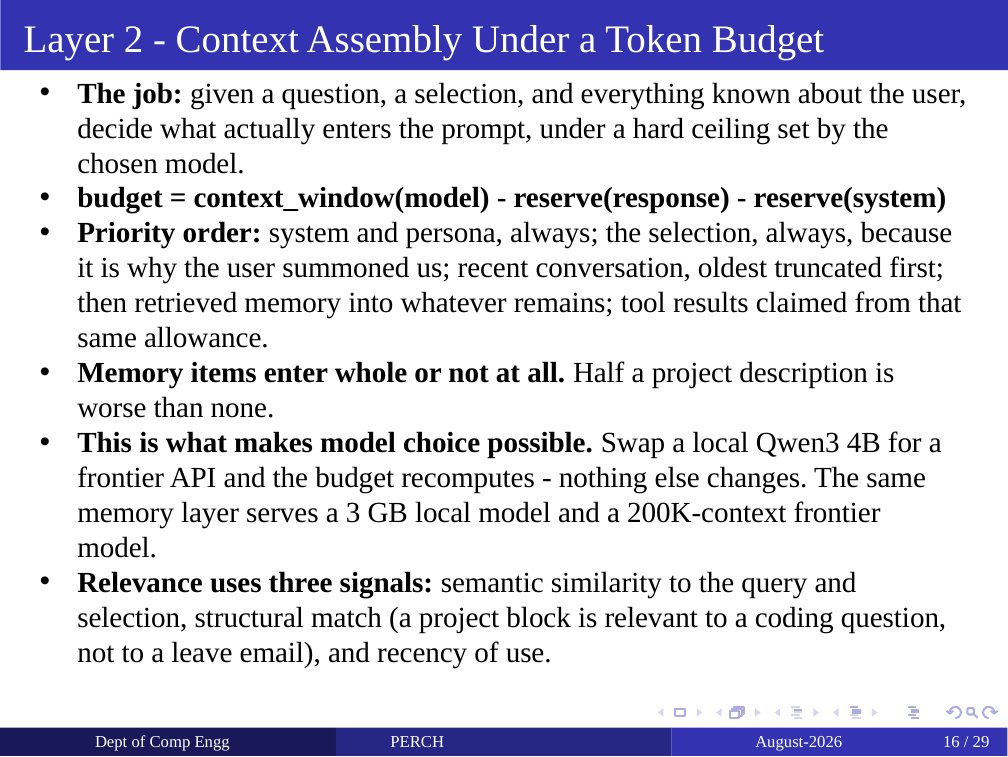
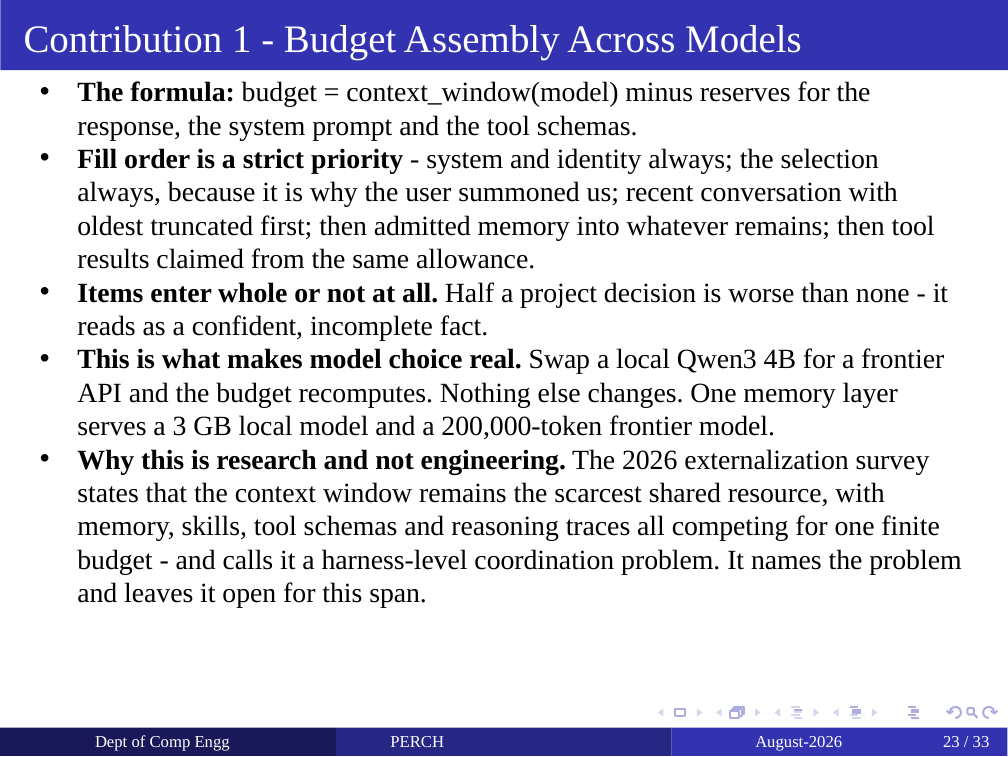
Before and after one commit to yashdoke7/perch, a slide deck: slide 23 of docs/PERCH_Project_Review.pptx (slide 16 before the commit). Drawn at 1008x757 pixels with LibreOffice and Linux fonts; fonts in the diff are those of the drawing. Boxes give left, top, right and bottom in pixels: in the first picture for what was removed or moved away, otherwise in the second. Text is boxed around its words. In the diff, an @@ line names an element or a change of style, - is before the commit and + after.

```diff
--- a/docs/PERCH_Project_Review.pptx
+++ b/docs/PERCH_Project_Review.pptx
@@ text at (24, 25, 802, 60): text changed @@
-Layer 2 - Context Assembly Under a Token Budget
+Contribution 1 - Budget Assembly Across Models
@@ text at (77, 81, 961, 608): text changed; size 10.5 to 10 pt @@
-  • The job: given a question, a selection, and everything known about the user, decide what actually enters the prompt, under a hard ceiling set by the chosen model.
-  • budget = context_window(model) - reserve(response) - reserve(system)
-  • Priority order: system and persona, always; the selection, always, because it is why the user summoned us; recent conversation, oldest truncated first; then retrieved memory into whatever remains; tool results claimed from that same allowance.
-  • Memory items enter whole or not at all. Half a project description is worse than none.
-  • This is what makes model choice possible. Swap a local Qwen3 4B for a frontier API and the budget recomputes - nothing else changes. The same memory layer serves a 3 GB local model and a 200K-context frontier model.
-  • Relevance uses three signals: semantic similarity to the query and selection, structural match (a project block is relevant to a coding question, not to a leave email), and recency of use.
+  • The formula: budget = context_window(model) minus reserves for the response, the system prompt and the tool schemas.
+  • Fill order is a strict priority - system and identity always; the selection always, because it is why the user summoned us; recent conversation with oldest truncated first; then admitted memory into whatever remains; then tool results claimed from the same allowance.
+  • Items enter whole or not at all. Half a project decision is worse than none - it reads as a confident, incomplete fact.
+  • This is what makes model choice real. Swap a local Qwen3 4B for a frontier API and the budget recomputes. Nothing else changes. One memory layer serves a 3 GB local model and a 200,000-token frontier model.
+  • Why this is research and not engineering. The 2026 externalization survey states that the context window remains the scarcest shared resource, with memory, skills, tool schemas and reasoning traces all competing for one finite budget - and calls it a harness-level coordination problem. It names the problem and leaves it open for this span.
@@ page number at (943, 736, 990, 747): text changed @@
-16 / 29
+23 / 33
```
Also in this commit, not shown: 27 other slides changed, 4 slides added, 2 other files.
